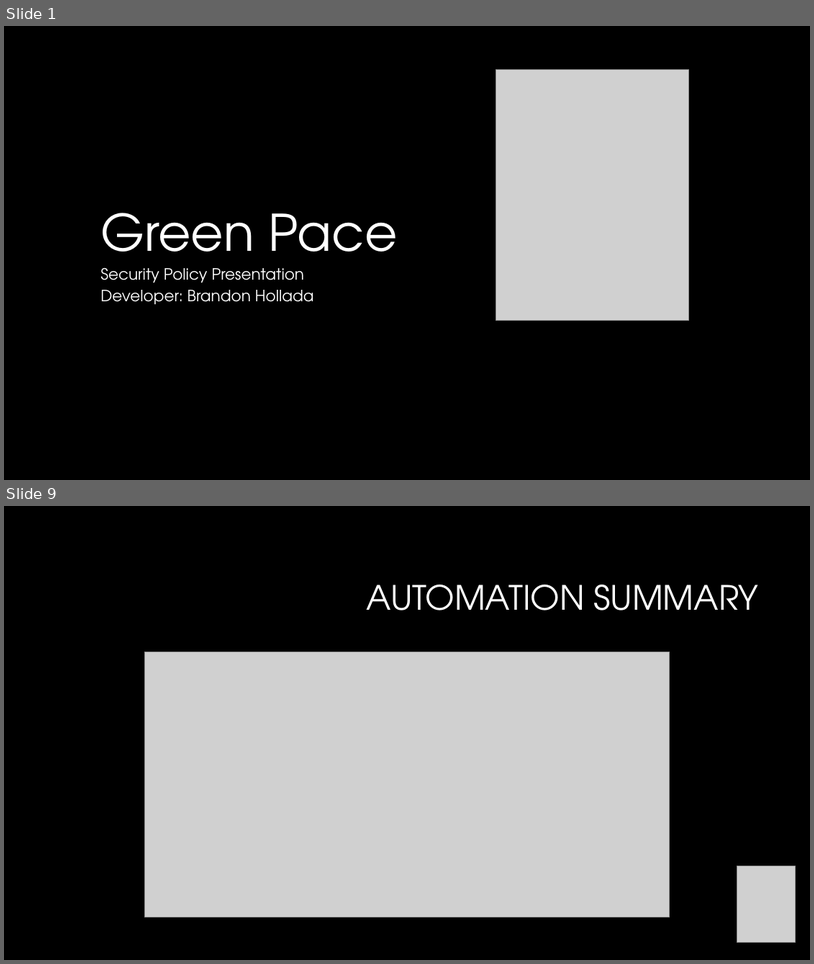
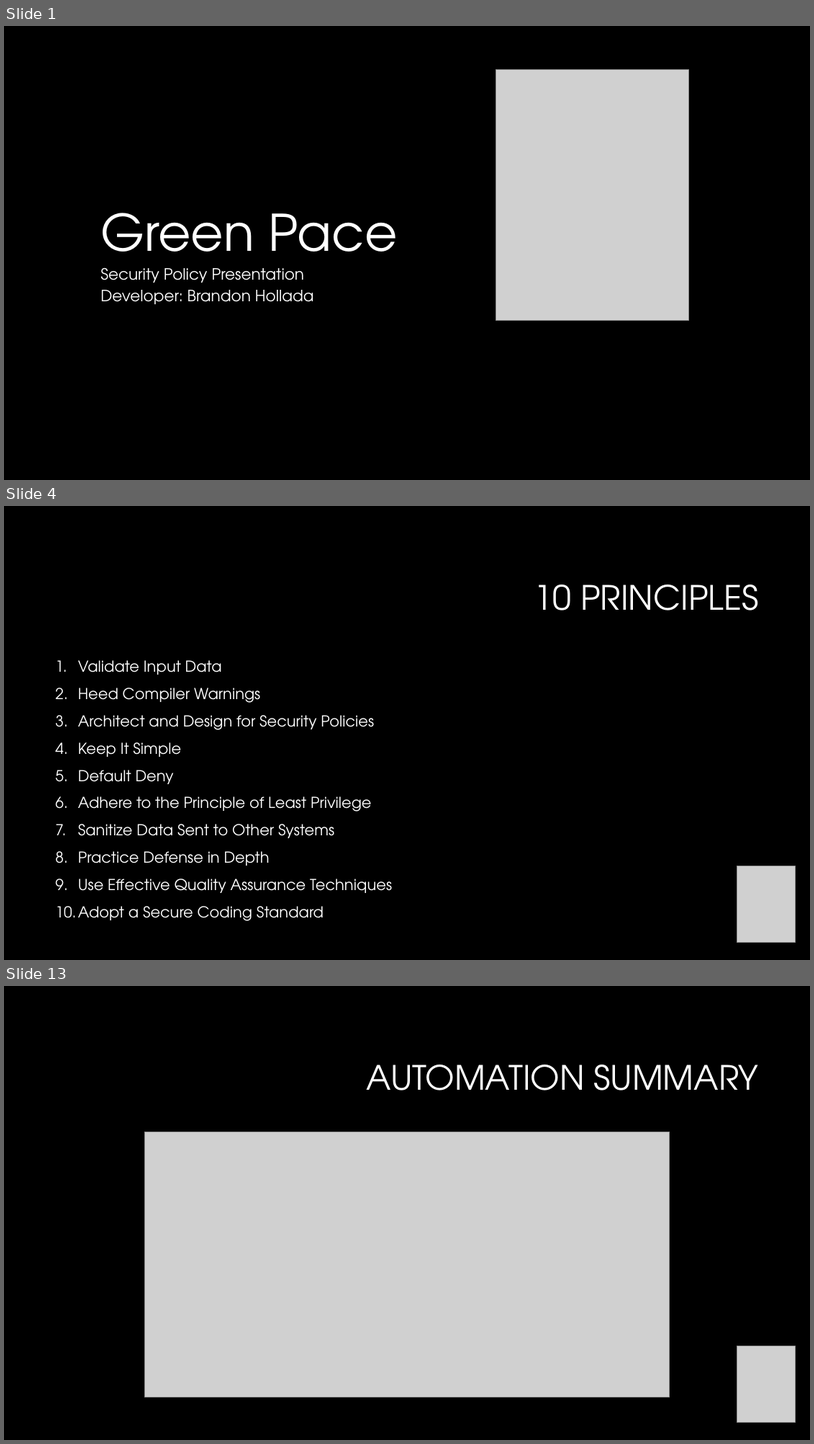
Before and after one commit to HolladaB/CS405, a slide deck: CS 405 Project Two Presentation-Hollada.pptx. Shown one above the other, each under a label of ours: slides 1 and 9 before the commit, slides 1, 4 and 13 after it; the slides between them are not shown. The pictures are 814x964 and 814x1444 pixels, drawn with LibreOffice and Linux fonts; fonts in the diff are those of the drawing; grey boxes stand for pictures; background and template pictures are left out. Boxes give left, top, right and bottom in pixels: in the first picture for what was removed or moved away, otherwise in the second. Text is boxed around its words. In the diff, an @@ line names an element or a change of style, - is before the commit and + after.

```diff
--- a/CS 405 Project Two Presentation-Hollada.pptx
+++ b/CS 405 Project Two Presentation-Hollada.pptx
@@ slide 4 added at [4,506,810,960], background #000000 @@
@@ title added at [535,584,759,610], 40 pt, text #FFFFFF @@
+10 PRINCIPLES
@@ text added at [78,660,392,921], 18 pt, text #FFFFFF @@
+1. Validate Input Data
+2. Heed Compiler Warnings
+3. Architect and Design for Security Policies
+4. Keep It Simple
+5. Default Deny
+6. Adhere to the Principle of Least Privilege
+7. Sanitize Data Sent to Other Systems
+8. Practice Defense in Depth
+9. Use Effective Quality Assurance Techniques
+10. Adopt a Secure Coding Standard
@@ picture added at [737,866,796,942] @@
@@ what was slide 9 is now slide 13 @@
```
Also in this commit, not shown: 10 slides changed, 5 other slides added, 2 slides removed.
